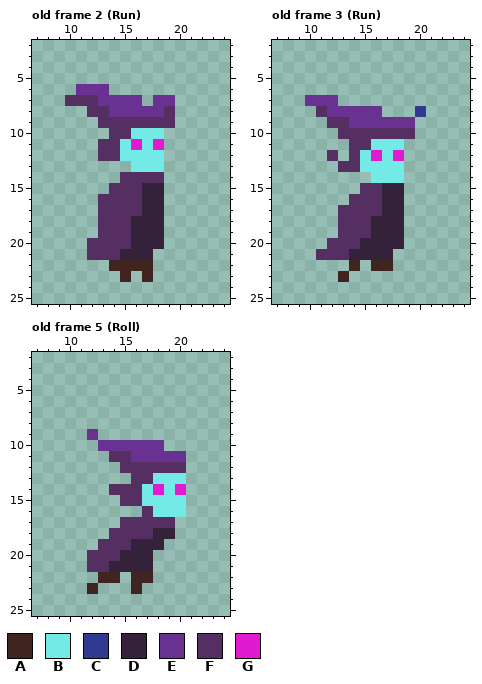
Pixel-art file -- godot/godot_4/2024/08/assets/graphics/created/player_16x16.aseprite. This is how it looked before the edit.
32x32 pixels, 7 frames. Shown: old frame 2 (Run): x 7..24, y 2..25; old frame 3 (Run): x 7..24, y 2..25; old frame 5 (Roll): x 7..24, y 2..25. The commit also changed other frames, which this record leaves out.
Visible layers, top first: "Head", "Chest", "Legs".
Palette (. is transparent): A #40241f  B #74eae6  C #313a91  D #34223b  E #693191  F #552f61  G #e01ad0
Pixels before, old frame 2 (Run), first column x 10:
 6 .EEE......
 7 FFFEEEE.EE
 8 ..FFEEEEEF
 9 ...FFFFFFF
10 ....FFBBB.
11 ...FFBGBG.
12 ...FFBBBB.
13 ......BBB.
14 .....FFFF.
15 ....FFFDD.
16 ...FFFFDD.
17 ...FFFFDD.
18 ...FFFDDD.
19 ...FFFDDD.
20 ..FFFFDDD.
21 ..FFFDDD..
22 ....AAAA..
23 .....A.A..
Pixels before, old frame 3 (Run), first column x 10:
 7 EEE........
 8 .FEEEEE...C
 9 ..FFEEEEEE.
10 ...FFFFFFF.
11 ....FFBBB..
12 ..F.FBGBG..
13 ...FFBBBB..
14 ......BBB..
15 .....FFDD..
16 ....FFFDD..
17 ...FFFFDD..
18 ...FFFDDD..
19 ...FFFDDD..
20 ..FFFDDDD..
21 .FFFDDDD...
22 ....A.AA...
23 ...A.......
Pixels before, old frame 5 (Roll), first column x 12:
 9 E........
10 .EEEEEE..
11 ..FFEEEEE
12 ...FFFFFF
13 ....FFBBB
14 ..FFFBGBG
15 ...FFBBBB
16 .....FBBB
17 ...FFFFF.
18 ..FFFFDD.
19 .FFFDDD..
20 FFFDDD...
21 FFDDDD...
22 .AA.AA...
23 A...A....
After the commit:
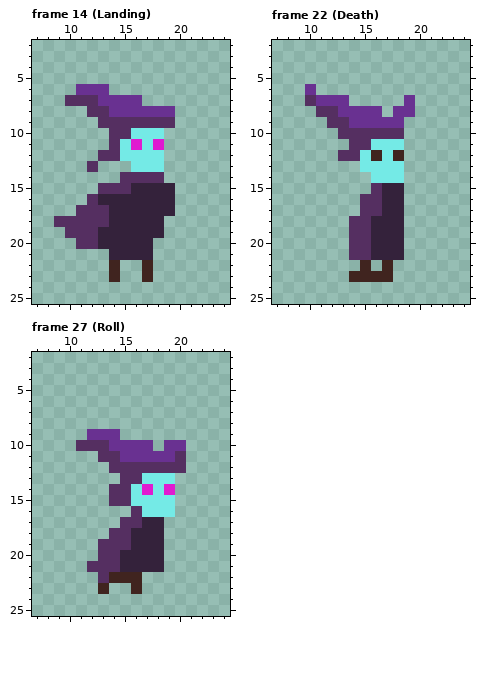
A new or re-ordered frame is compared with the old frame closest to it.
The edit:
frames 7 -> 33
Changed rows in their new state; - is an unchanged pixel.
Frame 14 (Landing) is new; against old frame 2 (Run), layers "Head", "Chest", "Legs":
first column x 9:
 7 ---------..
 8 ----------E
11 ----.------
13 ---F-------
15 ----F--D--D
16 ---FDDDD--D
17 --FF-DDD--D
18 FFFF-DD----
19 -FFFDDD----
20 --F-DDD--.-
21 ---..D-----
22 ------..---
23 -----A.----
Frame 22 (Death) is new; against old frame 3 (Run), layers "Head", "Chest", "Legs":
first column x 10:
 6 E----------
 7 F--E-----E-
 8 --F-----EE.
 9 ---------.-
10 ---------.-
12 --.F--A-A--
13 ---..------
15 -----.-----
16 ----.------
17 ---..------
18 ---.-------
19 ---.-------
20 --..-F-----
21 -...FF--D--
22 ----.A.----
23 ---.AAAA---
Frame 27 (Roll) is new; against old frame 5 (Roll), layers "Head", "Chest", "Legs":
first column x 11:
 9 --EE------
10 FFF----.EE
11 --F-E----F
12 ---F------
13 ----F-B--.
14 -----BGBG.
15 ---F-B---.
16 -----FB--.
17 ------DD.-
18 -----DD-.-
20 -.-----D--
21 ---F---D--
22 --F-A-.---
23 -.A-------
Pixel boxes of the changes (left, top, right, bottom) in both pictures:
changed: (153, 95, 175, 117)
changed: (54, 139, 175, 282)
changed: (305, 84, 426, 282)
changed: (76, 429, 186, 594)
